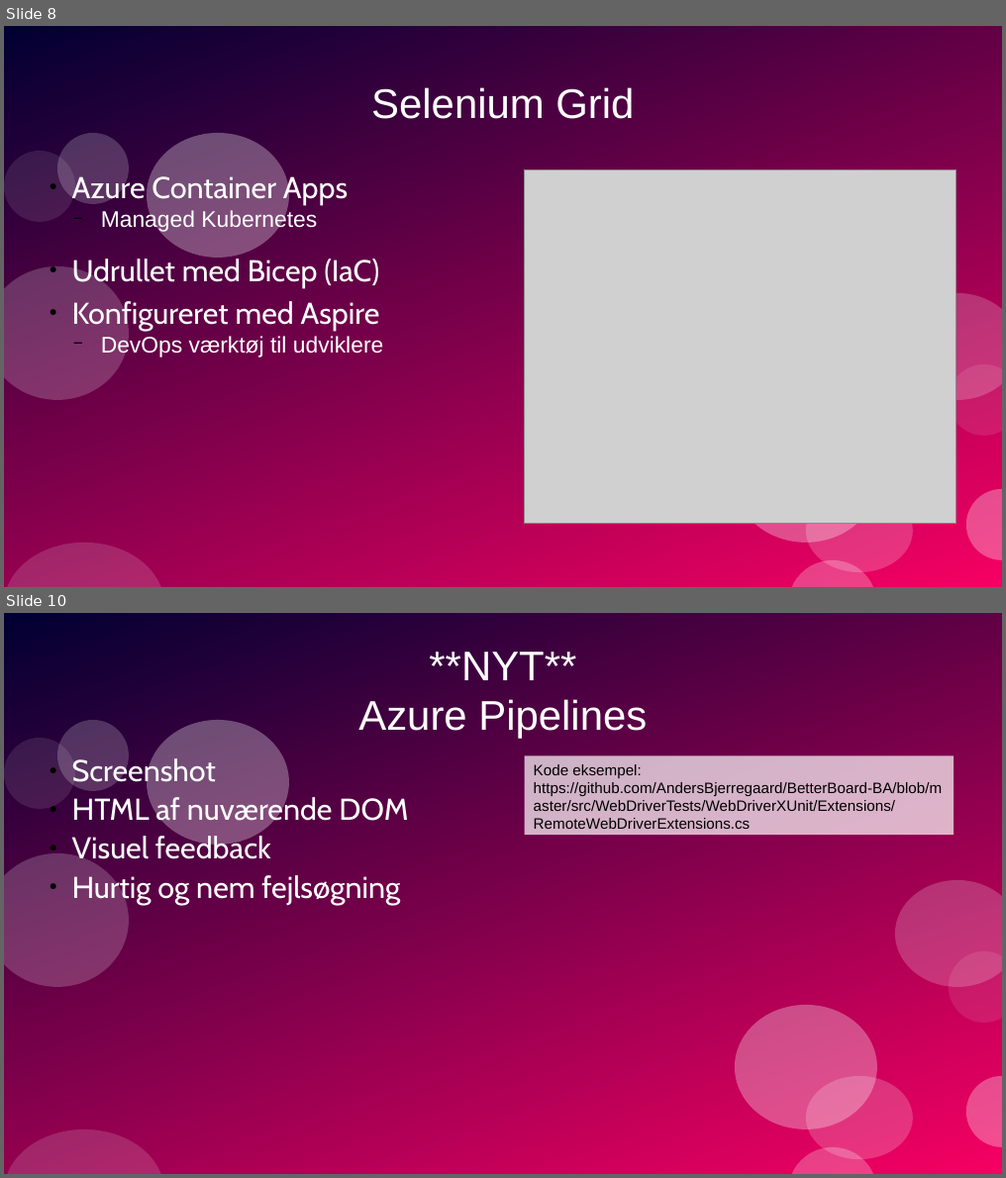
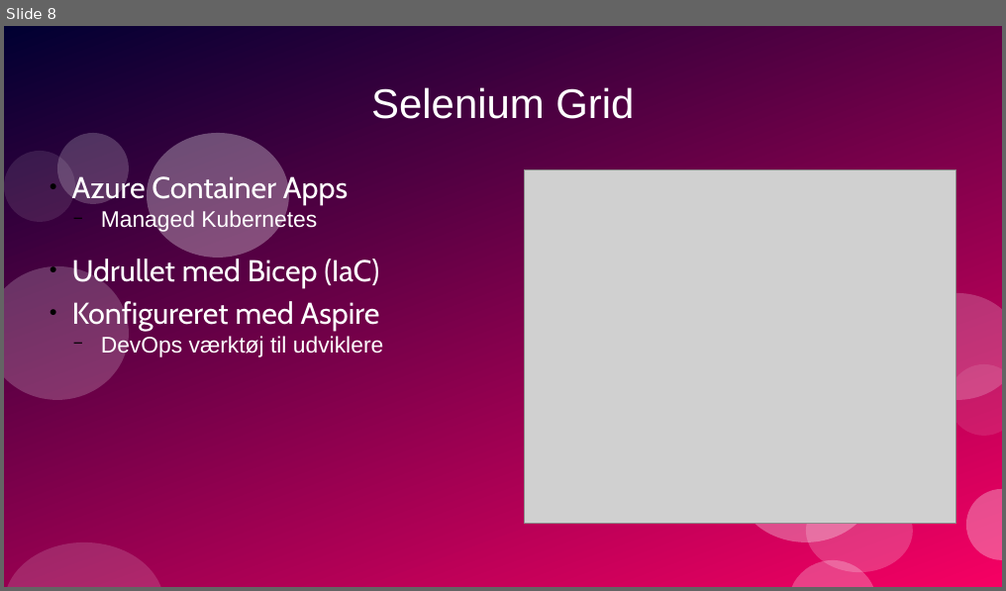
Before and after one commit to AndersBjerregaard/BetterBoard-BA, a slide deck: presentation/presentation.odp. Shown one above the other, each under a label of ours: slides 8 and 10 before the commit, slide 8 after it; the slides between them are not shown. The pictures are 1006x1178 and 1006x591 pixels, drawn with LibreOffice and Linux fonts; fonts in the diff are those of the drawing; grey boxes stand for pictures. Boxes give left, top, right and bottom in pixels: in the first picture for what was removed or moved away, otherwise in the second. Text is boxed around its words. In the diff, an @@ line names an element or a change of style, - is before the commit and + after.

```diff
--- a/presentation/presentation.odp
+++ b/presentation/presentation.odp
@@ slide 10 removed at (4,613,1002,1174), background #FFFFFF; not listed: 12 template elements that a slide beside it also shows @@
@@ title removed at (358,652,647,739) @@
-**NYT**
-Azure Pipelines
@@ text removed at (72,756,408,905) @@
-  ● Screenshot
-  ● HTML af nuværende DOM
-  ● Visuel feedback
-  ● Hurtig og nem fejlsøgning
@@ rectangle removed at (525,757,954,835) @@
-Kode eksempel: https://github.com/AndersBjerregaard/BetterBoard-BA/blob/master/src/WebDriverTests/WebDriverXUnit/Extensions/RemoteWebDriverExtensions.cs
```
Also in this commit, not shown: 1 slide changed, 2 slides added, 1 other slide removed, 6 other files.
